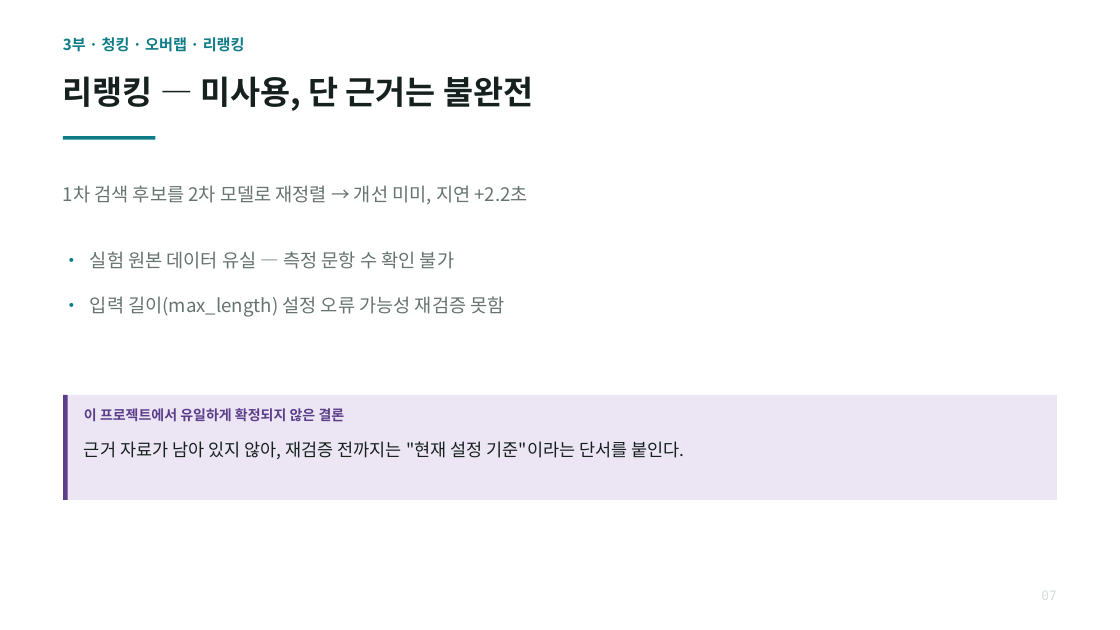
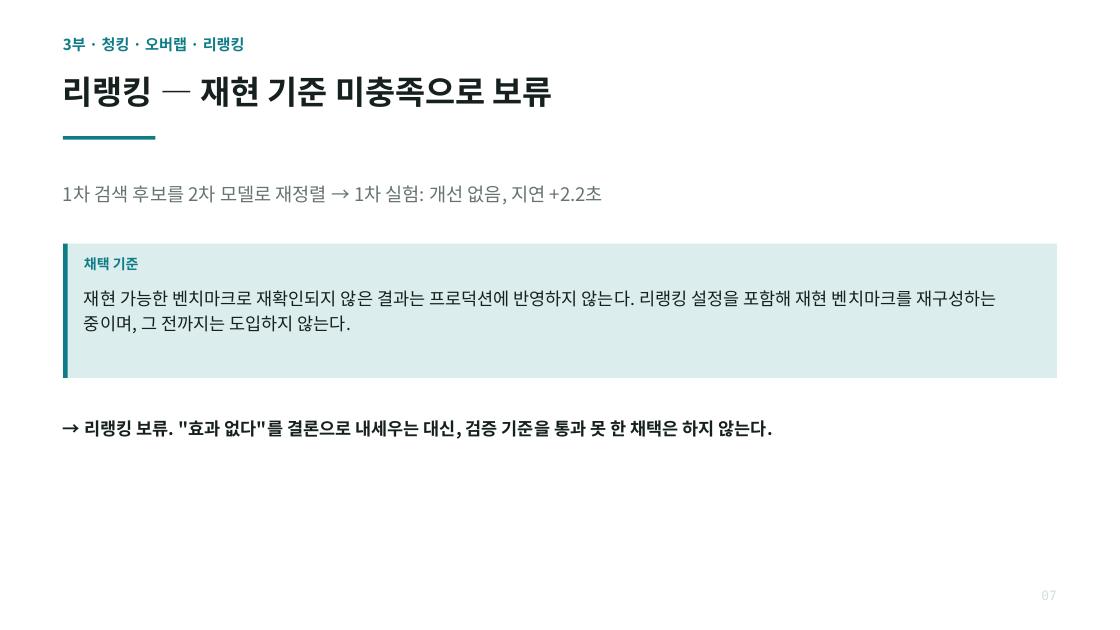
Before and after one commit to SeongHuni/Kumoh_SE_Mentoring_Bot, a slide deck: slide 8 of docs/SE챗봇_RAG_최종발표.pptx. Drawn at 1120x630 pixels with LibreOffice and Linux fonts; fonts in the diff are those of the drawing. Boxes give left, top, right and bottom in pixels: in the first picture for what was removed or moved away, otherwise in the second. Text is boxed around its words. In the diff, an @@ line names an element or a change of style, - is before the commit and + after.

```diff
--- a/docs/SE챗봇_RAG_최종발표.pptx
+++ b/docs/SE챗봇_RAG_최종발표.pptx
@@ text at (63,76,553,107): text changed @@
-리랭킹 — 미사용, 단 근거는 불완전
+리랭킹 — 재현 기준 미충족으로 보류
@@ text at (63,185,603,205): text changed @@
-1차 검색 후보를 2차 모델로 재정렬 → 개선 미미, 지연 +2.2초
+1차 검색 후보를 2차 모델로 재정렬 → 1차 실험: 개선 없음, 지연 +2.2초
@@ rectangle added at (63,244,1057,378), fill #DCEDEE @@
@@ rectangle added at (63,244,68,378), fill #0E7C86 @@
@@ text added at (84,257,139,271), 12 pt, text #0E7C86, bold @@
+채택 기준
@@ text removed at (90,251,504,317) @@
-• 실험 원본 데이터 유실 — 측정 문항 수 확인 불가
-• 입력 길이(max_length) 설정 오류 가능성 재검증 못함
@@ text at (84,290,996,333): text changed; size 12 to 15 pt; text colour #5B3E8A to #16201F; bold off @@
-이 프로젝트에서 유일하게 확정되지 않은 결론
+재현 가능한 벤치마크로 재확인되지 않은 결과는 프로덕션에 반영하지 않는다. 리랭킹 설정을 포함해 재현 벤치마크를 재구성하는 중이며, 그 전까지는 도입하지 않는다.
@@ rectangle removed at (63,395,1057,500) @@
@@ rectangle removed at (63,395,68,500) @@
@@ text at (84,420,773,439): text changed; bold on @@
-근거 자료가 남아 있지 않아, 재검증 전까지는 "현재 설정 기준"이라는 단서를 붙인다.
+→ 리랭킹 보류. "효과 없다"를 결론으로 내세우는 대신, 검증 기준을 통과 못 한 채택은 하지 않는다.
```
Also in this commit, not shown: 3 other slides changed, 1 slide added, 1 slide removed, 2 other files.
